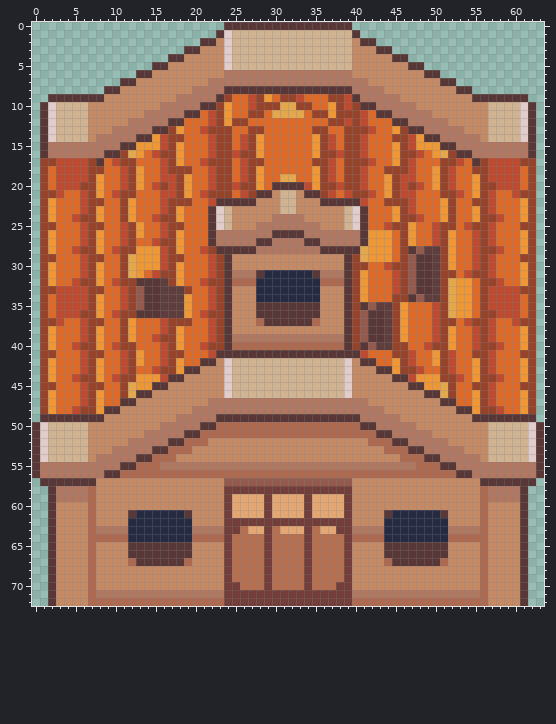
Sprite sheet: Content/Buildings/PlayersHouse.png. Above: the version before the commit.
The file is 64x73 pixels. Colours within 5 levels of each other are drawn and written as one.
The result:
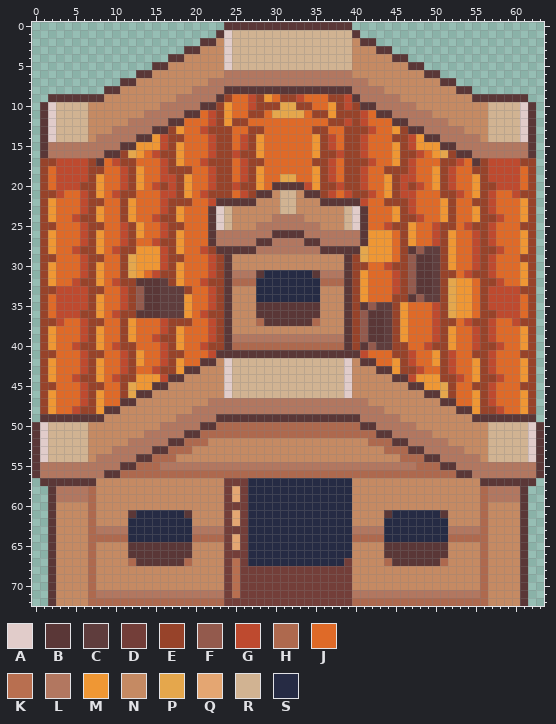
Palette (. is transparent): A #e1ccca  B #5a3737  C #5f3d3d  D #733e39  E #97432a  F #935a4d  G #be4a2f  H #ae694e  J #df6a28  K #b86f50  L #b27760  M #ef9734  N #c58a63  P #e5a74c  Q #e4a672  R #d1b392  S #262b44
The commit says: Opened player house door and updated map colliders
Diff:
Colour F gives way to colour D in row 57 at x 24 to 26.
Colour K gives way to colour D in rows 63 to 65 at x 26; in row 66 at x 25 to 26; in row 67 at x 26; in rows 68 to 69 at x 26 to 28, 30 to 33 and 35 to 38; in row 70 at x 26 to 28, 30 to 33 and 35 to 37.
Colour Q gives way to colour D in row 59 at x 26; in row 60 at x 25 to 26; in row 61 at x 26.
Colour D gives way to colour K in rows 70 to 71 at x 25.
Colour D gives way to colour Q in row 58 at x 25; in row 62 at x 25.
Colour K gives way to colour Q in rows 64 to 65 at x 25.
Colour D gives way to colour S in row 58 at x 27 to 39; in rows 59 to 61 at x 29, 34 and 39; in row 62 at x 27 to 39; in row 63 at x 29, 34 and 38 to 39; in rows 64 to 66 at x 29, 34 and 39; in row 67 at x 29 and 34.
Colour F gives way to colour S in row 57 at x 27 to 39.
Colour K gives way to colour S in row 63 at x 30 and 35; in rows 64 to 67 at x 27 to 28, 30 to 33 and 35 to 38.
Colour Q gives way to colour S in rows 59 to 61 at x 27 to 28, 30 to 33 and 35 to 38; in row 63 at x 27 to 28, 31 to 33 and 36 to 37.
